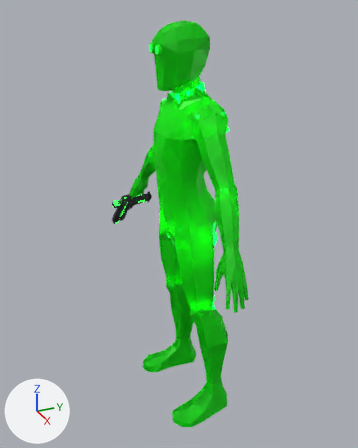
One commit to the glTF model data/droid_explorer.glb: the scene before it, then after it.
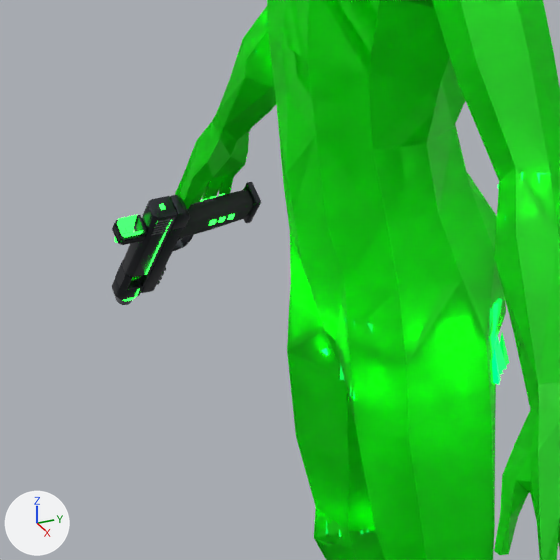
Each version is shown whole from a camera (50 mm lens) standing at (2.053, -0.957, 2.088) and looking at (-0.105, 0.014, 1.009), then close up on the part from 23% to 65% of the width and 32% to 65% of the height. Every picture has the same lights, and +X, +Y and +Z are marked at lower left. The first two pictures are the older version. Where no turn or scale is listed for an object, it has been applied to the vertices.

Names of what the first close-up shows: 'droid_break_thigh.L_end', 'gun', 'mesh_node' and 6 more.
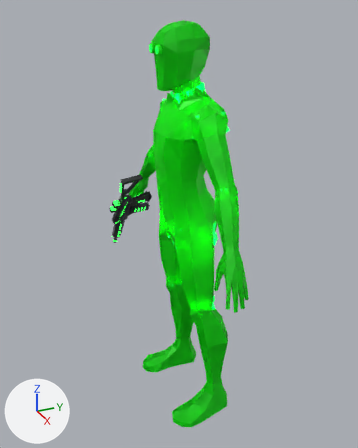
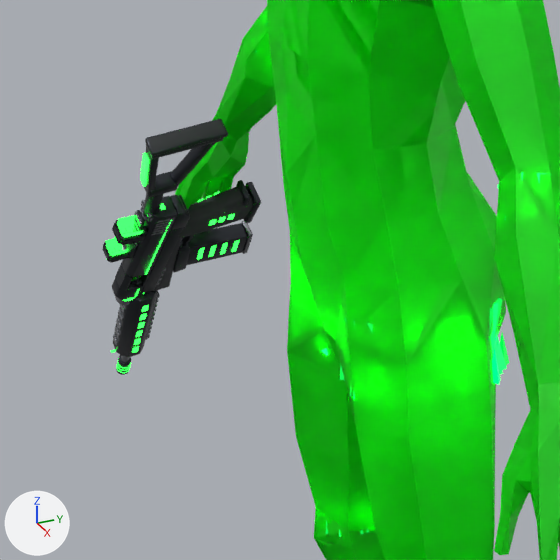
Edits to the bpy script that builds the scene:
```text
Add mat_rifle_screen:
    mat_rifle_screen = principled_material('rifle_screen')
    mat_rifle_screen.base_color = (0.0, 0.0, 0.0)  # black #000000
    mat_rifle_screen.metallic = 1.0
    mat_rifle_screen.roughness = 1.0
    mat_rifle_screen.emission_color = (0.02, 1.0, 0.05)  # green #27ff3f
    mat_rifle_screen.emission_strength = 4.0
Add mat_rifle_trim:
    mat_rifle_trim = principled_material('rifle_trim')
    mat_rifle_trim.base_color = (0.42, 0.44, 0.47)  # grey #adb1b6
    mat_rifle_trim.metallic = 1.0
    mat_rifle_trim.roughness = 0.25
Add mat_rifle_grip:
    mat_rifle_grip = principled_material('rifle_grip')
    mat_rifle_grip.base_color = (0.025, 0.027, 0.03)  # dark grey #2c2e30
    mat_rifle_grip.roughness = 0.75
Add mat_rifle_body:
    mat_rifle_body = principled_material('rifle_body')
    mat_rifle_body.base_color = (0.05, 0.055, 0.065)  # dark grey #3f4248
    mat_rifle_body.metallic = 0.85
    mat_rifle_body.roughness = 0.32
Add mat_rifle_glow:
    mat_rifle_glow = principled_material('rifle_glow')
    mat_rifle_glow.base_color = (0.02, 1.0, 0.05)  # green #27ff3f
    mat_rifle_glow.roughness = 0.4
    mat_rifle_glow.emission_color = (0.02, 1.0, 0.05)  # green #27ff3f
    mat_rifle_glow.emission_strength = 4.0
Add me_plane_001:
    me_plane_001.from_pydata([(-1.0, -1.0, -0.16), (1.0, -1.0, -0.16), (-1.0, 1.0, -0.16), (1.0, 1.0, -0.16), (-1.0, 0.0, 0.23), (1.0, 0.0, 0.23), (1.0, 0.5, 0.13), (-1.0, 0.5, 0.13), (-1.0, -0.5, 0.13), (1.0, -0.5, 0.13), (1.0, 0.75, 0.04), (-1.0, 0.75, 0.04), (-1.0, 0.25, 0.2), (1.0, 0.25, 0.2), (1.0, -0.25, 0.2), (-1.0, -0.25, 0.2), (-1.0, -0.75, 0.04), (1.0, -0.75, 0.04)], [], [(11, 10, 3), (11, 3, 2), (15, 14, 5), (15, 5, 4), (12, 13, 6), (12, 6, 7), (16, 17, 9), (16, 9, 8), (7, 6, 10), (7, 10, 11), (4, 5, 13), (4, 13, 12), (8, 9, 14), (8, 14, 15), (0, 1, 17), (0, 17, 16)])
    me_plane_001.materials.append(mat_rifle_screen)  # black #000000, glowing green #27ff3f
Add me_rifle_gun:
    me_rifle_gun.from_pydata(...)  # 2372 vertices, 4444 faces; spans x -0.271..0.239, y -0.157..0.107, z -0.34..0.285
    # faces by material slot: [2428, 716, 248, 1052]
    me_rifle_gun.materials.append(mat_rifle_body)  # dark grey #3f4248
    me_rifle_gun.materials.append(mat_rifle_trim)  # grey #adb1b6
    me_rifle_gun.materials.append(mat_rifle_grip)  # dark grey #2c2e30
    me_rifle_gun.materials.append(mat_rifle_glow)  # green #27ff3f, glowing green #27ff3f
Add ob_rifle_hud:
    ob_rifle_hud = bpy.data.objects.new('rifle_hud', me_plane_001)
    ob_rifle_hud.parent = ob_rifle
    ob_rifle_hud.location = (-0.55, 0.0, 1.29)
    ob_rifle_hud.rotation_euler = (0.0, 1.571, 0.0)  # degrees (0, 90, 0)
    ob_rifle_hud.scale = (0.13, 0.12, 1.0)
Add ob_rifle:
    ob_rifle = bpy.data.objects.new('rifle', None)
    ob_rifle.location = (-0.606, -0.0664, 0.922)
    ob_rifle.rotation_euler = (1.412, 2.255, -0.0878)  # degrees (81, 129, -5)
    ob_rifle.scale = (0.105, 0.105, 0.105)
Add ob_rifle_gun:
    ob_rifle_gun = bpy.data.objects.new('rifle_gun', me_rifle_gun)
    ob_rifle_gun.location = (-0.606, -0.066, 0.922)
```

Boxes (x1, y1, x2, y2) around the edits, measured in the close-ups (560 x 560 px):
'rifle_gun', added
    after: (103, 119, 253, 375)
    faces in mat_rifle_body (dark grey #3f4248): (103, 119, 253, 375)
    faces in mat_rifle_grip (dark grey #2c2e30): (145, 120, 243, 208)
    faces in mat_rifle_glow (green #27ff3f, glowing green #27ff3f): (111, 153, 239, 373)
    faces in mat_rifle_trim (grey #adb1b6): (113, 200, 252, 375)
'rifle_hud', added
    after: (106, 238, 128, 259)
